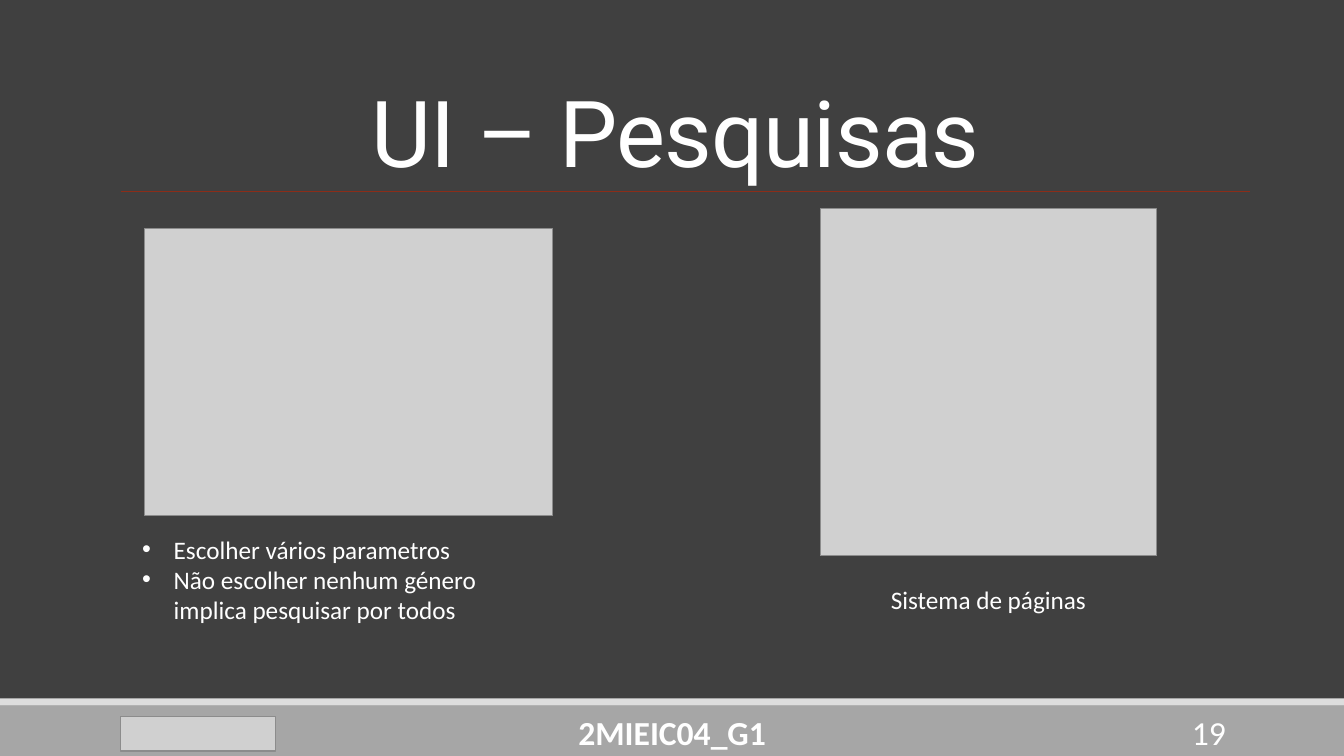
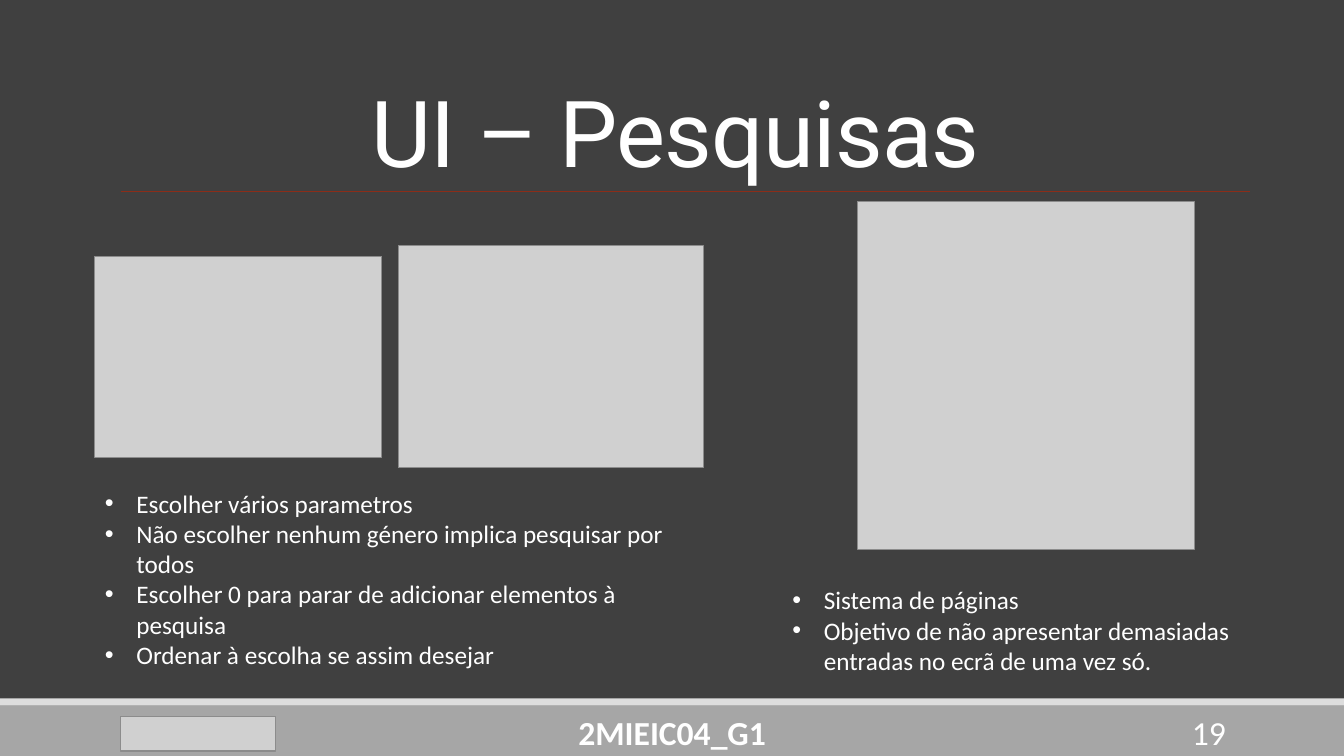
Before and after one commit to DoStini/FEUP-AEDA-proj, a slide deck: slide 19 of StreamZ_Apresentation4.pptx. Drawn at 1344x756 pixels with LibreOffice and Linux fonts; fonts in the diff are those of the drawing; grey boxes stand for pictures. Boxes give left, top, right and bottom in pixels: in the first picture for what was removed or moved away, otherwise in the second. Text is boxed around its words. In the diff, an @@ line names an element or a change of style, - is before the commit and + after.

```diff
--- a/StreamZ_Apresentation4.pptx
+++ b/StreamZ_Apresentation4.pptx
@@ picture: place and size @@
-picture at (821,209,1157,556)
+picture at (858,202,1195,548)
@@ picture: place and size @@
-picture at (144,229,553,515)
+picture at (95,256,381,458)
@@ picture added at (398,246,704,468) @@
@@ text "Escolher vários parametros": place and size @@
-text "Escolher vários parametros" at (174,541,476,623)
+text "Escolher vários parametros" at (136,495,662,669)
@@ text at (136,585,615,669): paragraphs added @@
+• Escolher 0 para parar de adicionar elementos à pesquisa
+• Ordenar à escolha se assim desejar
@@ text at (824,591,1019,614): alignment centre to left; bullet none to • @@
@@ text at (824,622,1229,670): paragraph added @@
+• Objetivo de não apresentar demasiadas entradas no ecrã de uma vez só.
```
Also in this commit, not shown: 9 other slides changed, 1 slide added, 2 slides removed.
